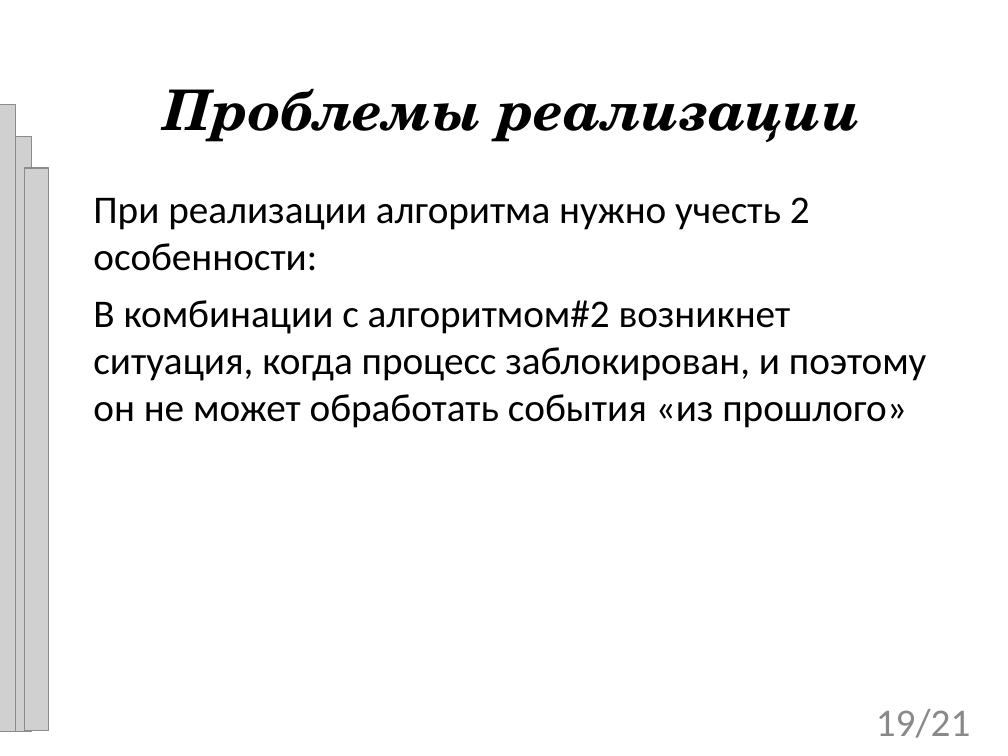
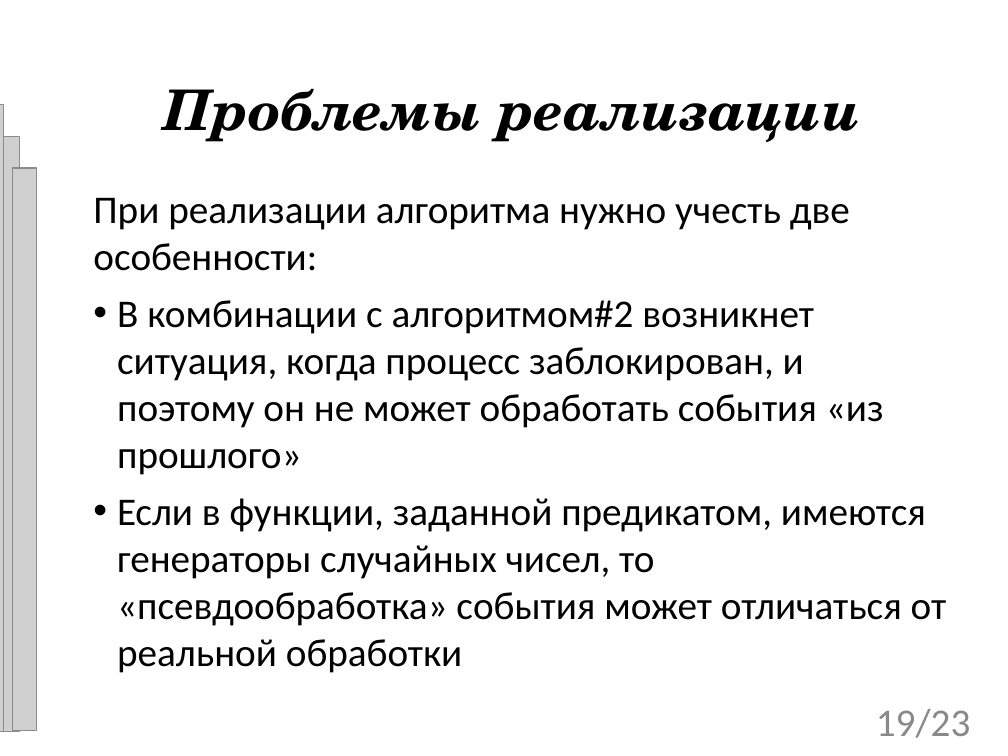
Before and after one commit to tom-trix/SynchAlgorithms, a slide deck: slide 19 of text/Mitrakov.ppt. Drawn at 1008x756 pixels with LibreOffice and Linux fonts; fonts in the diff are those of the drawing; grey boxes stand for pictures; background and template pictures are left out. Boxes give left, top, right and bottom in pixels: in the first picture for what was removed or moved away, otherwise in the second. Text is boxed around its words. In the diff, an @@ line names an element or a change of style, - is before the commit and + after.

```diff
--- a/text/Mitrakov.ppt
+++ b/text/Mitrakov.ppt
@@ 3 pictures: place and size @@
-3 pictures at [0, 105, 48, 731]
+3 pictures at [0, 105, 36, 731]
@@ subtitle at [93, 198, 850, 271]: text changed @@
-При реализации алгоритма нужно учесть 2 особенности:
+При реализации алгоритма нужно учесть две особенности:
@@ subtitle at [117, 300, 884, 475]: bullet none to • @@
@@ subtitle at [117, 498, 947, 673]: paragraph added @@
+• Если в функции, заданной предикатом, имеются генераторы случайных чисел, то «псевдообработка» события может отличаться от реальной обработки
@@ page number at [876, 709, 970, 738]: text changed @@
-19/21
+19/23
```
Also in this commit, not shown: 18 other slides changed, 4 slides added, 4 slides removed, 1 other file.
